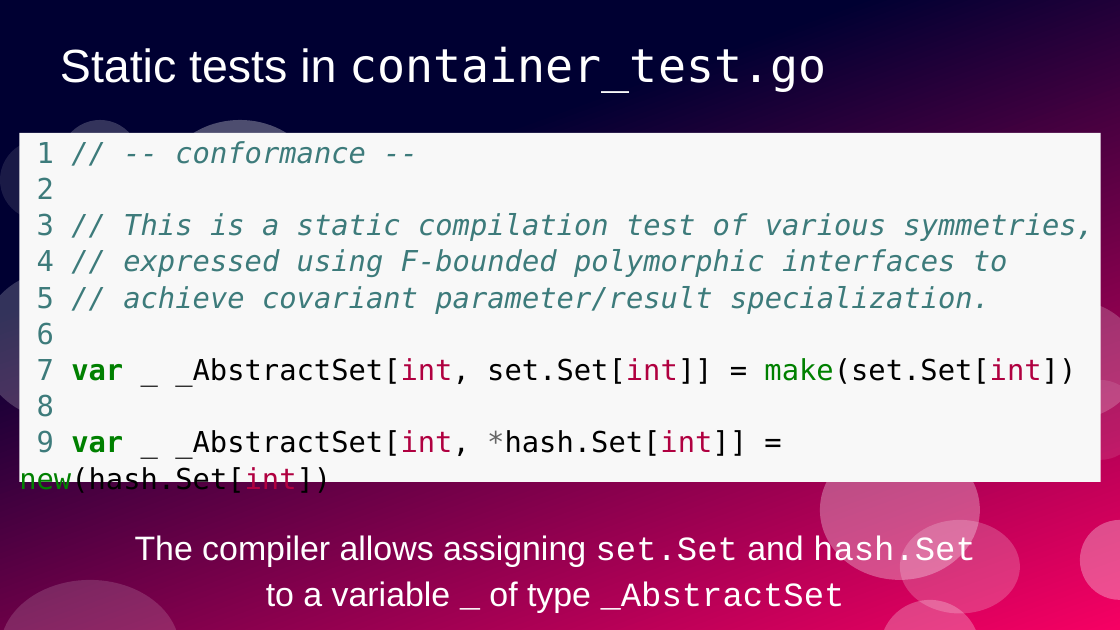
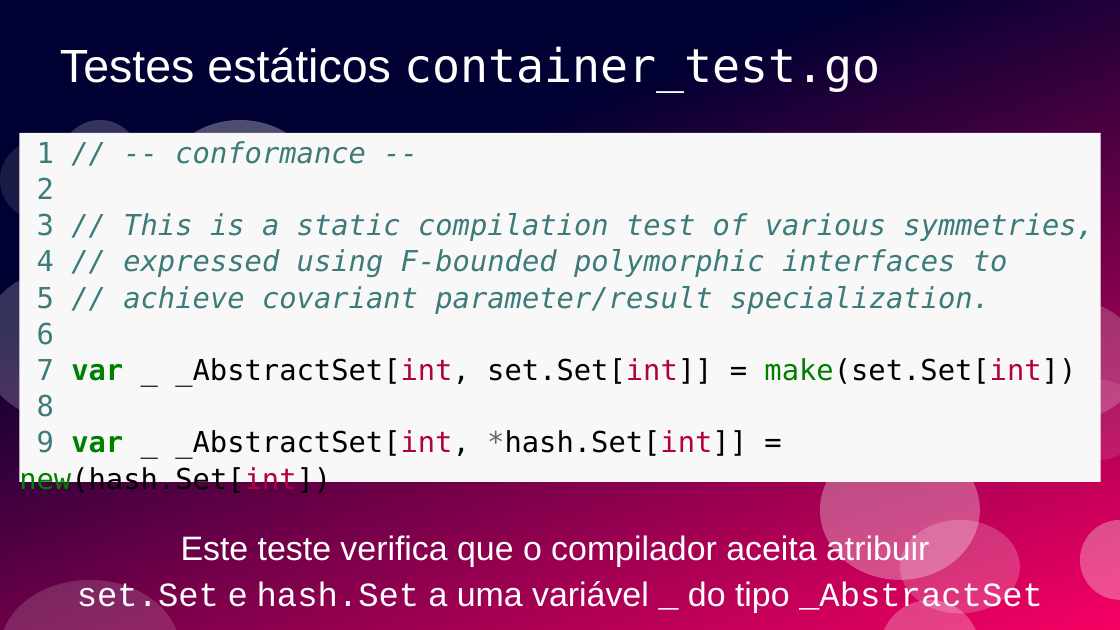
Before and after one commit to ramalho/sets-in-go, a slide deck: slide 55 of conj-em-go1_28.odp (slide 52 before the commit). Drawn at 1120x630 pixels with LibreOffice and Linux fonts; fonts in the diff are those of the drawing. Boxes give left, top, right and bottom in pixels: in the first picture for what was removed or moved away, otherwise in the second. Text is boxed around its words. In the diff, an @@ line names an element or a change of style, - is before the commit and + after.

```diff
--- a/conj-em-go1_28.odp
+++ b/conj-em-go1_28.odp
@@ title at box(60, 46, 880, 92): text changed @@
-Static tests in container_test.go
+Testes estáticos container_test.go
@@ text at box(77, 535, 1043, 616): text changed @@
-The compiler allows assigning set.Set and hash.Set
-to a variable _ of type _AbstractSet
+Este teste verifica que o compilador aceita atribuir
+set.Set e hash.Set a uma variável _ do tipo _AbstractSet
```
Also in this commit, not shown: 52 other slides changed, 12 slides added, 9 slides removed, 5 other files.
